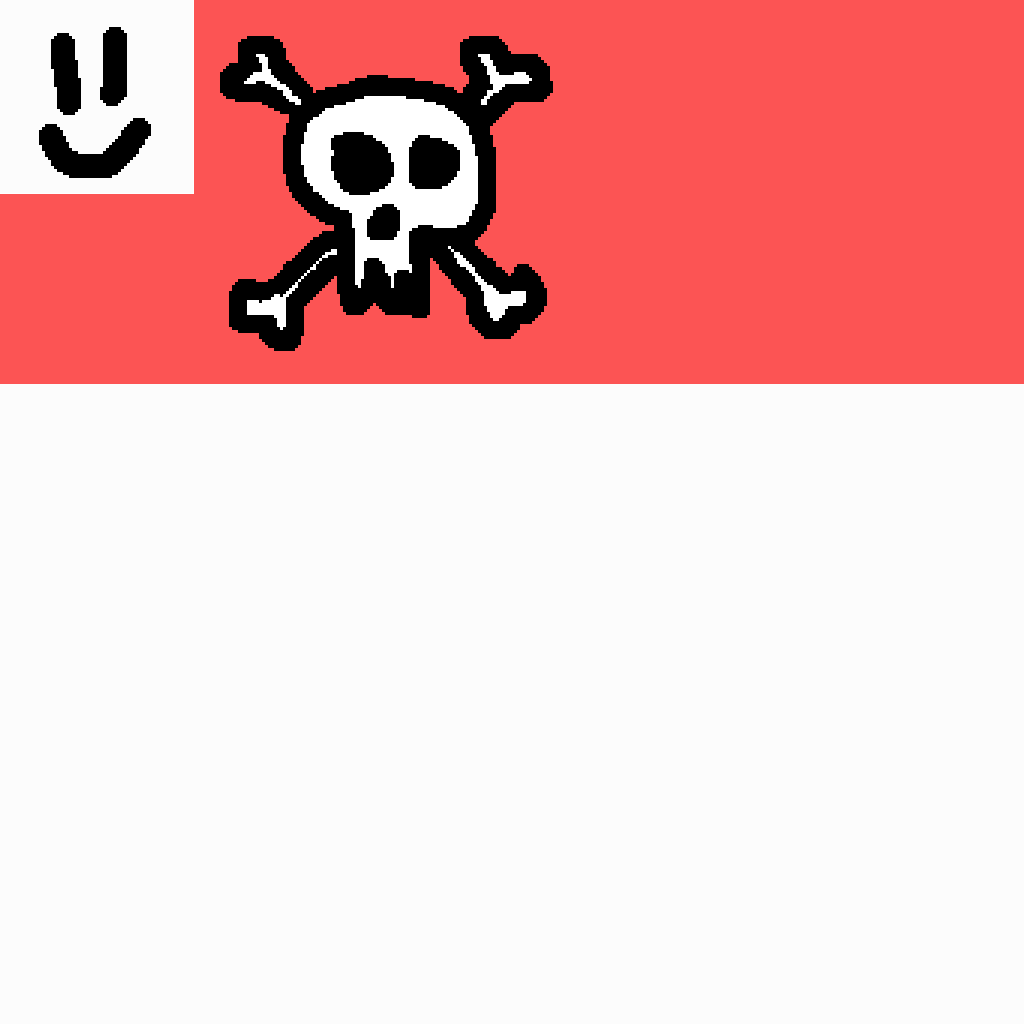
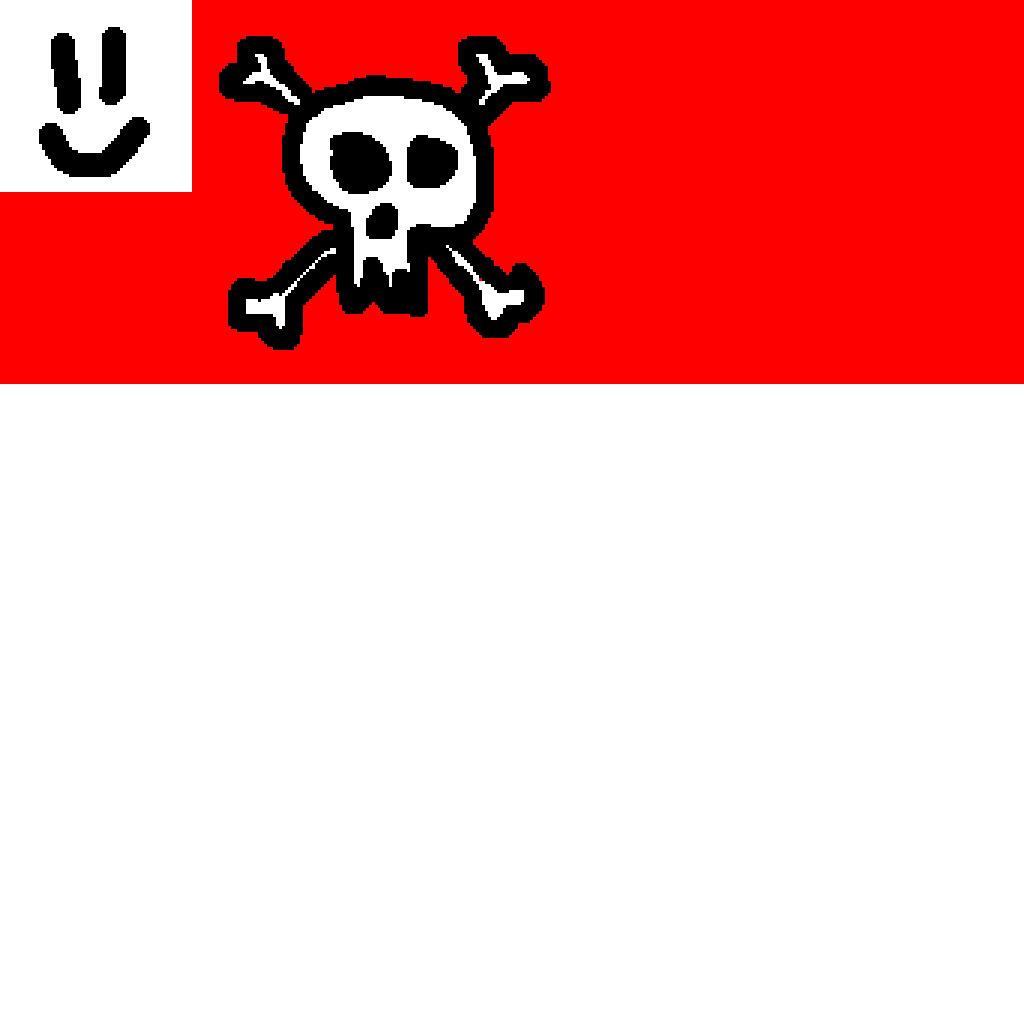
Revision of a layered 1024x1024 image; what changed, layer by layer:
renamed "tshirt" to "skull.png", painted on it over bbox(193, 0, 577, 384)
renamed "face" to "smile.png", painted on it over bbox(0, 0, 193, 193)
removed layer "Torso Colors" over bbox(0, 0, 1024, 1024)
removed layer "template" over bbox(0, 0, 961, 769)
removed layer "skincolor" over bbox(0, 0, 1024, 1024)
renamed "i have no idea" to "atlas.png", showed it, moved it below "smile.png", painted on it over bbox(0, 0, 1024, 1024)
